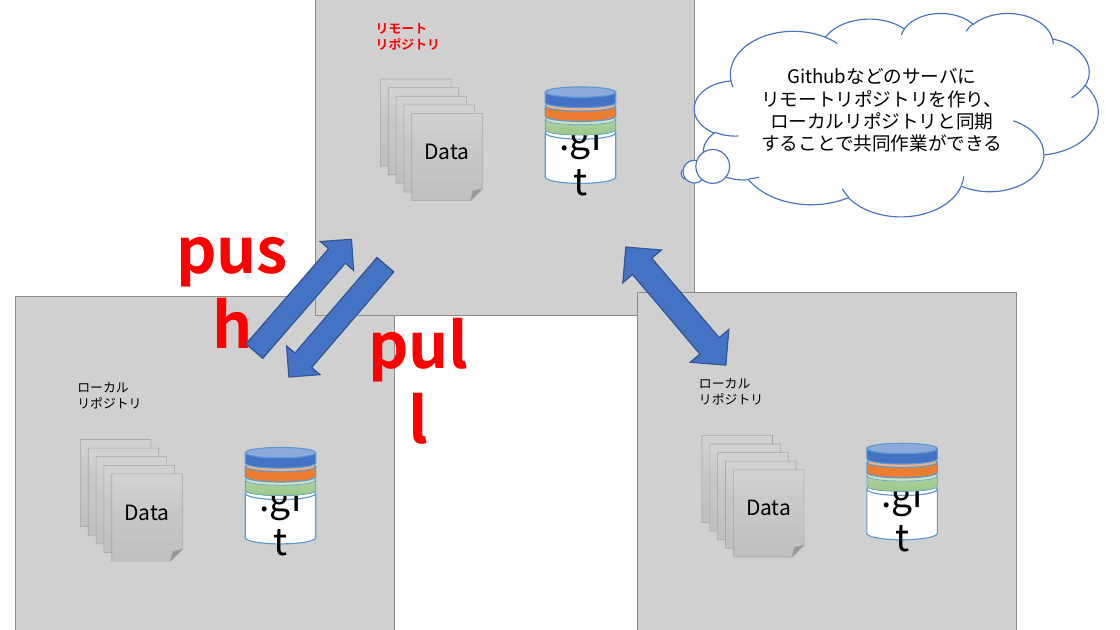
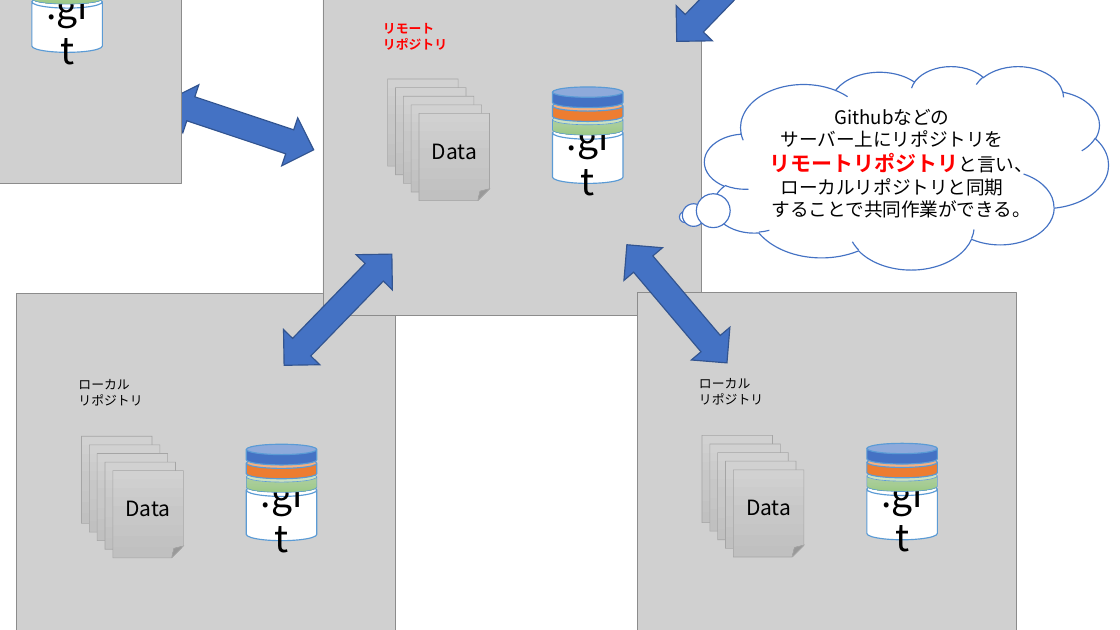
Before and after one commit to syalpon/master, a slide deck: slide 14 of git.pptx. Drawn at 1120x630 pixels with LibreOffice and Linux fonts; fonts in the diff are those of the drawing; grey boxes stand for pictures. Boxes give left, top, right and bottom in pixels: in the first picture for what was removed or moved away, otherwise in the second. Text is boxed around its words. In the diff, an @@ line names an element or a change of style, - is before the commit and + after.

Commit message:
update

```diff
--- a/git.pptx
+++ b/git.pptx
@@ picture added at bbox=[0, 0, 181, 184] @@
@@ cylinder added at bbox=[32, 0, 103, 53], fill #FFFFFF, outline #5B9BD5 1 pt, 32 pt, text #000000 @@
+.git
@@ cylinder added at bbox=[32, 0, 103, 4], fill gradient #B5D5A7 to #AACE9A to #9CC987, outline #5B9BD5 0.5 pt @@
@@ up down arrow added at bbox=[659, 0, 803, 59], fill #4472C4, outline #325491 1 pt @@
@@ up down arrow added at bbox=[159, 77, 322, 174], fill #4472C4, outline #325491 1 pt @@
@@ 4 cylinders, 2 folded corners, 1 text: place and size @@
-4 cylinders, 2 folded corners, 1 text at bbox=[376, 23, 616, 192]
+4 cylinders, 2 folded corners, 1 text at bbox=[383, 23, 623, 192]
@@ thought cloud "Githubなどの": place and size @@
-thought cloud "Githubなどの" at bbox=[695, 13, 1099, 216]
+thought cloud "Githubなどの" at bbox=[705, 66, 1109, 270]
@@ thought cloud "Githubなどの" at bbox=[705, 66, 1109, 270]: proportions changed @@
@@ 3 folded corners, 1 picture: place and size @@
-3 folded corners, 1 picture at bbox=[316, 0, 695, 315]
+3 folded corners, 1 picture at bbox=[323, 0, 702, 315]
@@ text in folded corner at bbox=[408, 97, 453, 127]: text added @@
+Data
@@ text in thought cloud at bbox=[770, 109, 1033, 218]: text changed @@
-Githubなどのサーバに
-リモートリポジトリを作り、ローカルリポジトリと同期
-することで共同作業ができる
+Githubなどの
+サーバー上にリポジトリを
+リモートリポジトリと言い、
+ローカルリポジトリと同期
+することで共同作業ができる。
@@ text removed at bbox=[148, 206, 317, 291] @@
-push
@@ right arrow removed at bbox=[238, 225, 369, 366] @@
@@ up down arrow at bbox=[266, 237, 410, 383]: right arrow to up down arrow; rotation 130 to 224 degrees @@
@@ text removed at bbox=[353, 301, 485, 386] @@
-pull
@@ 3 folded corners, 1 picture, 1 cylinder: place and size @@
-3 folded corners, 1 picture, 1 cylinder at bbox=[16, 297, 395, 630]
+3 folded corners, 1 picture, 1 cylinder at bbox=[17, 293, 396, 630]
```
Also in this commit, not shown: 5 other slides changed, 5 slides added.
